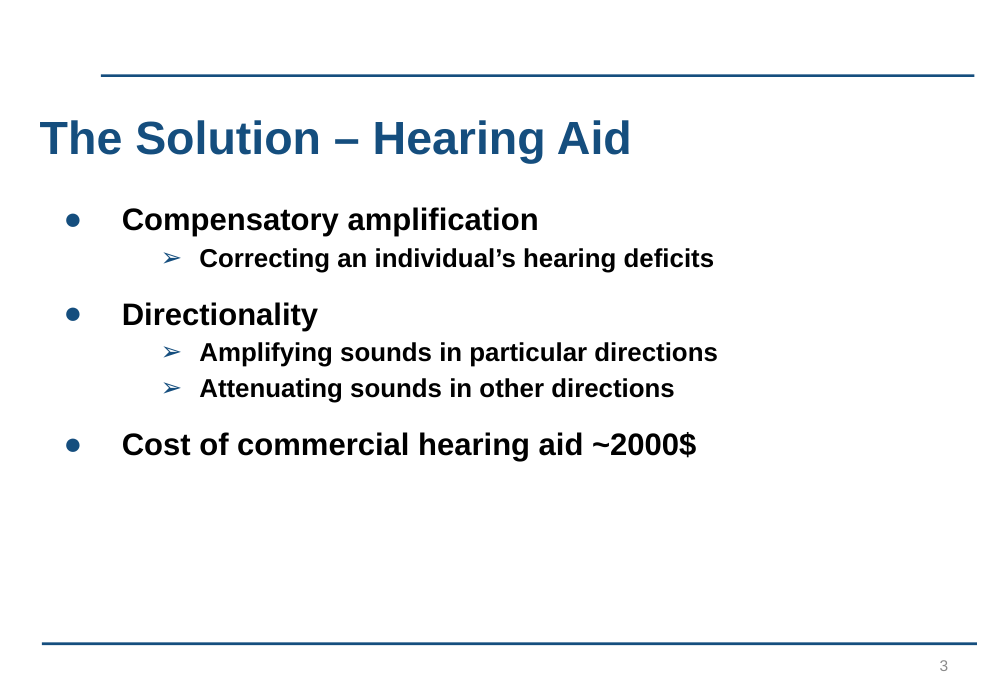
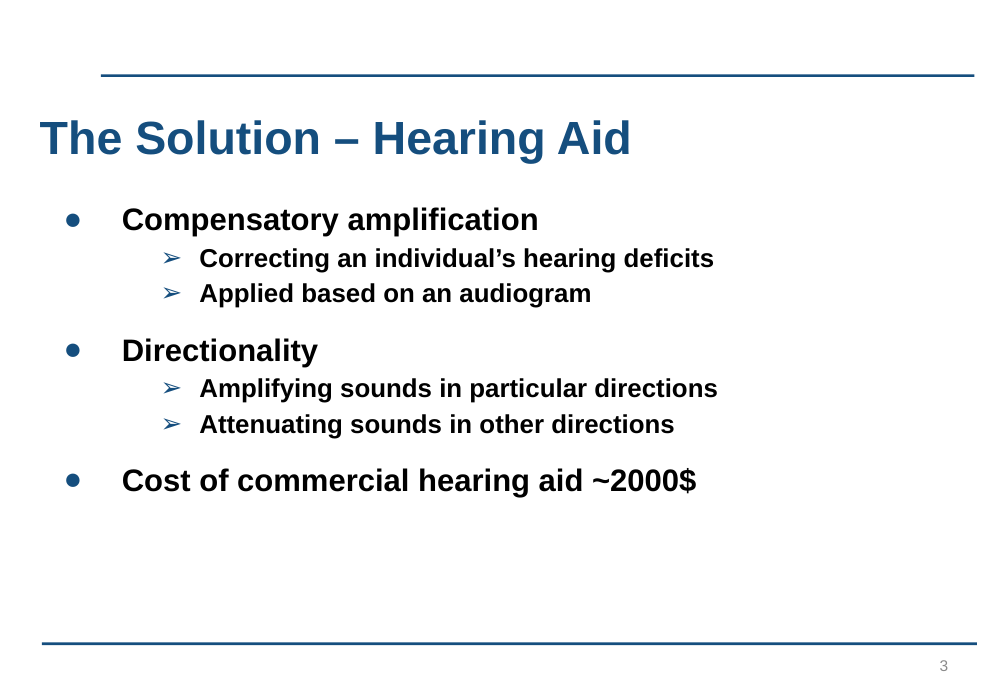
Before and after one commit to kayjayB/I_cant_hear_you, a slide deck: slide 3 of Presentation/Lab Project Presentation.pptx. Drawn at 1008x698 pixels with LibreOffice and Linux fonts; fonts in the diff are those of the drawing; background and template pictures are left out. Boxes give left, top, right and bottom in pixels: in the first picture for what was removed or moved away, otherwise in the second. Text is boxed around its words. In the diff, an @@ line names an element or a change of style, - is before the commit and + after.

```diff
--- a/Presentation/Lab Project Presentation.pptx
+++ b/Presentation/Lab Project Presentation.pptx
@@ text at bbox=[199, 283, 591, 308]: paragraph added @@
+  ➢ Applied based on an audiogram
```
Also in this commit, not shown: 1 other slide changed.
